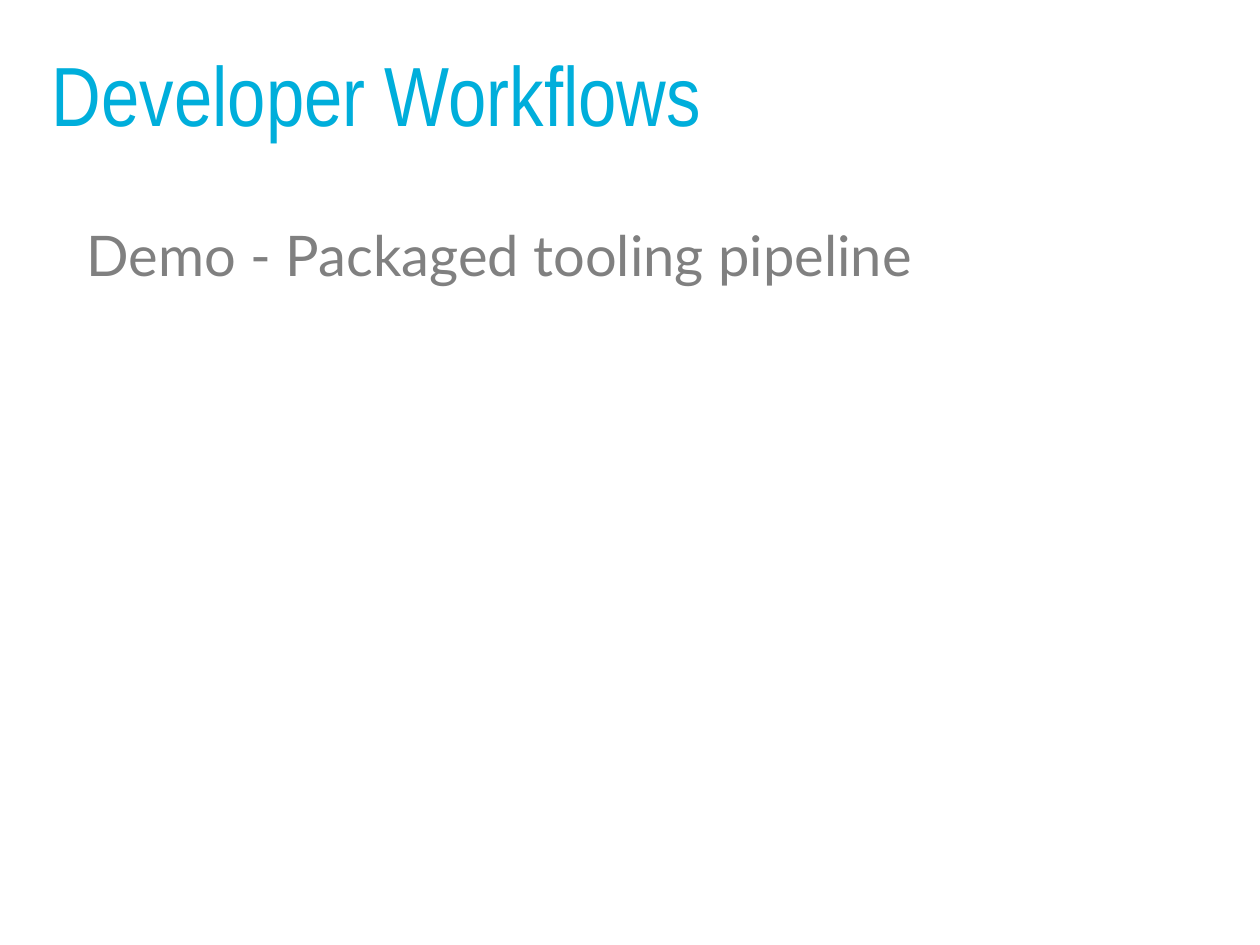
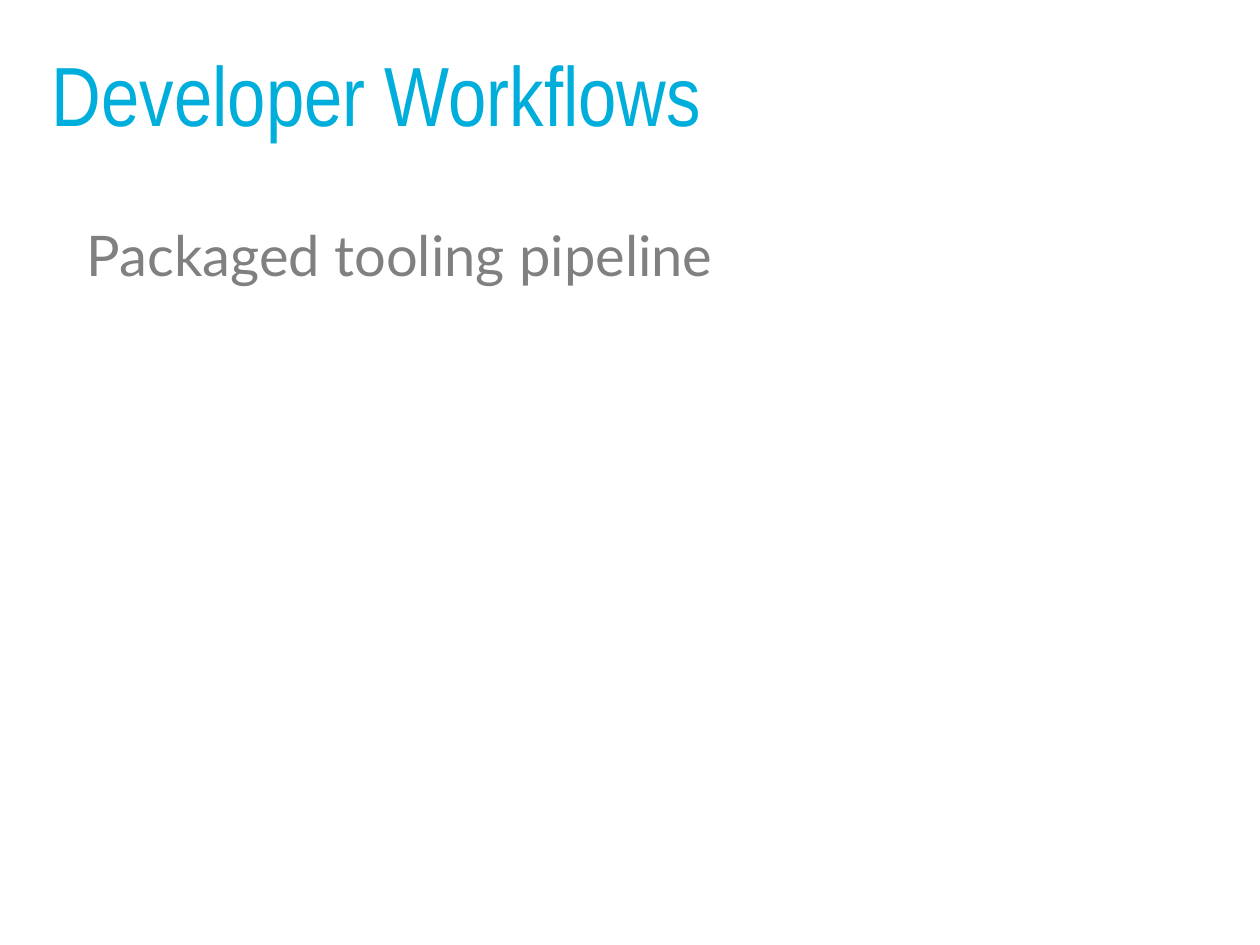
Before and after one commit to panmanphil/introduction-to-docker, a slide deck: slide 26 of DockerTalkThatConference2018.pptx (slide 20 before the commit). Drawn at 1260x945 pixels with LibreOffice and Linux fonts; fonts in the diff are those of the drawing. Boxes give left, top, right and bottom in pixels: in the first picture for what was removed or moved away, otherwise in the second. Text is boxed around its words. In the diff, an @@ line names an element or a change of style, - is before the commit and + after.

```diff
--- a/DockerTalkThatConference2018.pptx
+++ b/DockerTalkThatConference2018.pptx
@@ text at (87, 235, 712, 286): text changed @@
-Demo - Packaged tooling pipeline
+Packaged tooling pipeline
```
Also in this commit, not shown: 3 other slides changed, 5 slides added, 11 slides removed, 6 other files.
